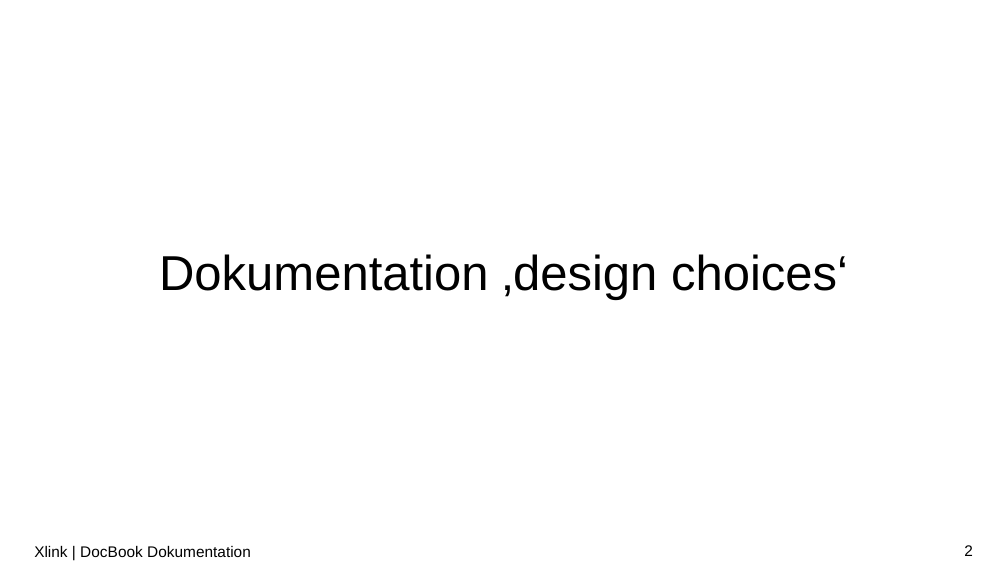
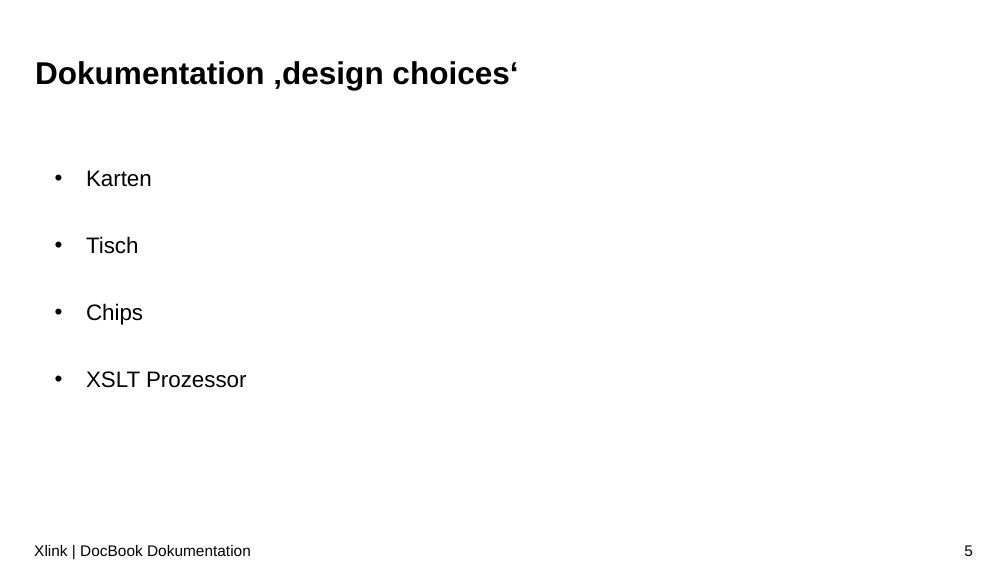
Before and after one commit to LorenzoBrazzi-zz/XML_Praktikum, a slide deck: slide 5 of Präsentationen/PP_notenbonus.pptx (slide 2 before the commit). Drawn at 1008x567 pixels with LibreOffice and Linux fonts; fonts in the diff are those of the drawing; background and template pictures are left out. Boxes give left, top, right and bottom in pixels: in the first picture for what was removed or moved away, otherwise in the second. Text is boxed around its words. In the diff, an @@ line names an element or a change of style, - is before the commit and + after.

```diff
--- a/Präsentationen/PP_notenbonus.pptx
+++ b/Präsentationen/PP_notenbonus.pptx
@@ title "Dokumentation ‚design choices‘": place and size @@
-title "Dokumentation ‚design choices‘" at box(159, 254, 848, 300)
+title "Dokumentation ‚design choices‘" at box(35, 61, 518, 90)
@@ title "Dokumentation ‚design choices‘" at box(35, 61, 518, 90): size 35 to 22.5 pt, bold on; alignment centre to left @@
@@ text added at box(86, 170, 247, 388), 16 pt, text #000000 @@
+  • Karten
+  • Tisch
+  • Chips
+  • XSLT Prozessor
@@ page number at box(964, 545, 973, 556): text changed @@
-2
+5
```
Also in this commit, not shown: 6 other slides changed, 1 slide added, 5 slides removed, 8 other files.
